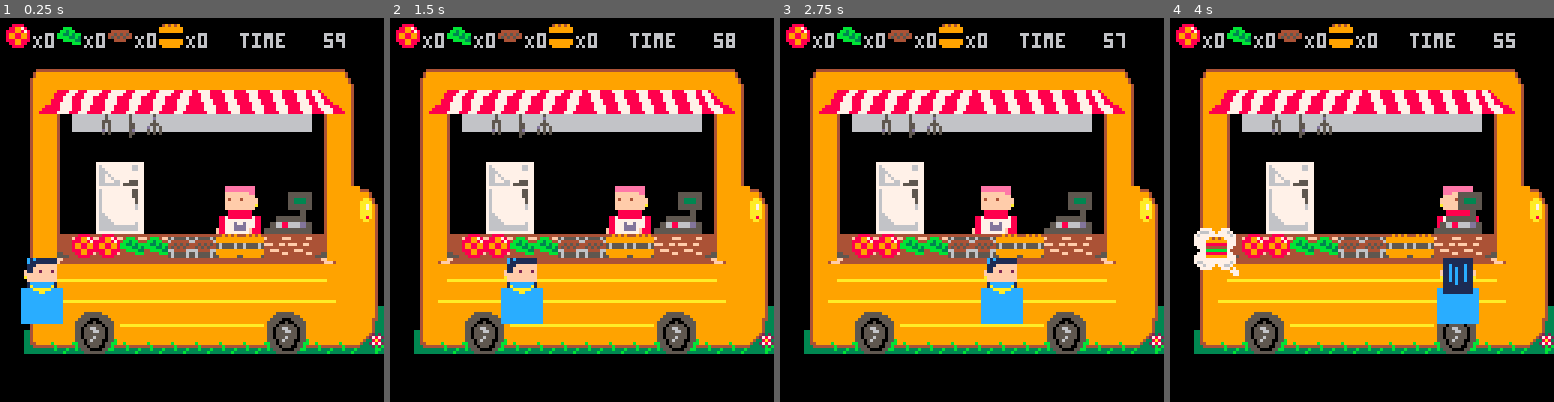
Above: before the commit, frames 1-4 (left to right).
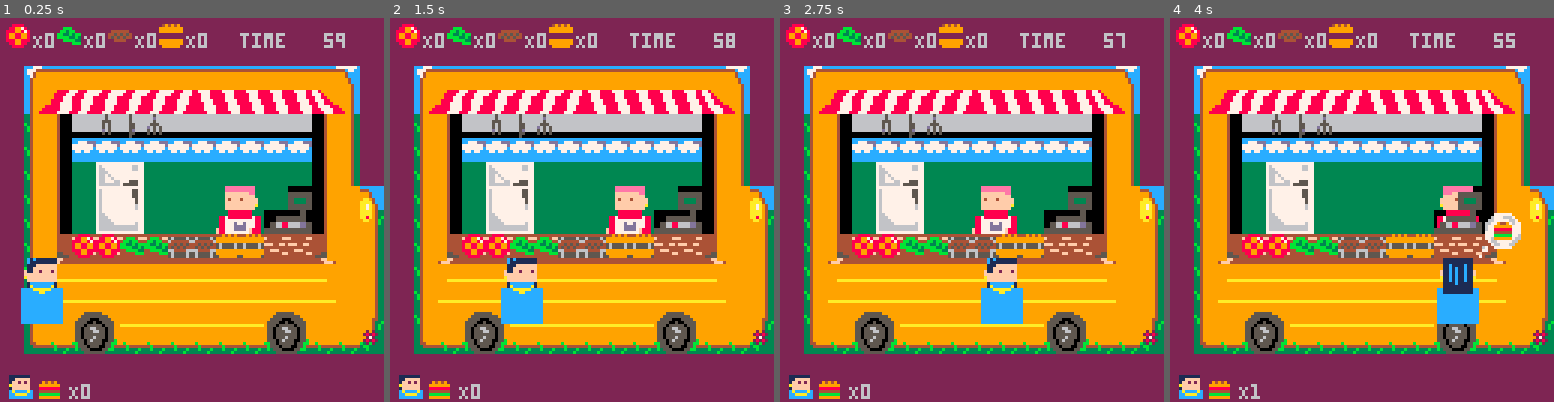
Above: after the commit, the same moments.

Repository: Agrumee/projet-collectif---pico-8-pico-resto
Game: PICO-8 cartridge PicoRestoV1.p8
The game is run twice, just before and just after one commit, with the same random seed, the same clock (stepped at 60 frames per second) and the same inputs.
Inputs:
- Up to frame 1 (0.25 s): no input
- Up to frame 2 (1.5 s): no input
- Up to frame 3 (2.75 s): hold Left 1.97-2.37 s; hold Down from 2.42 s (still down)
- Up to frame 4 (4 s): release Down at 2.82 s; hold Right 2.87-3.53 s; hold Up from 3.58 s (still down)

The runs differ from the first frame. In frame 1, 44% of the frame differs, in the area x 0-100%, y 0-100%; in frame 2, 44%; in frame 3, 44%; in frame 4, 46%.

Commit message:
fermeture du frigo quand le chef quitte la case, bulle de commande sur la droite, minisprite client + minisprite burger -> commande, ingrédients max

Diff:
--- a/PicoRestoV1.p8
+++ b/PicoRestoV1.p8
@@ -29,6 +29,7 @@
     draw_client()
     draw_burger()
    	draw_assemblage()
+   	draw_order()
 end
 -->8
 --gameplay chef
@@ -51,11 +52,13 @@
     if btnp(➡️) then
     newx+=1
     chef.sprite=130
+    frigo.sprite=16
 				end
 
 				if btnp(⬅️) then
     newx-=1
     chef.sprite=128
+    frigo.sprite=16
 				end
 
 --chef de dos / face au frigo
@@ -182,16 +185,16 @@
 
 function draw_ingredient()
  spr(226,2,2)
- print("X" .. chef.tomate,11,5)
+ print("X" .. min(chef.tomate,9),11,5)
 
  spr(227,19,2)
- print("X" .. chef.salade,28,5)
+ print("X" .. min(chef.salade,9),28,5)
 
  spr(228,36,2)
- print("X" .. chef.steak,45,5)
+ print("X" ..min(chef.steak,9),45,5)
 
  spr(229,53,2)
- print("X" .. chef.pain,62,5)
+ print("X" ..min(chef.pain,9),62,5)
 end
 -->8
 --timer et argent
@@ -217,7 +220,9 @@
 client = {
 x=0,
 y=10,
-sprite=204
+sprite=204,
+minisprite=240,
+order=0
 }
 
 end
@@ -234,7 +239,14 @@
 client.x=11
 client.sprite=206
 spr(4,8,70,2,2)
-end
+client.order=1
+end
+end
+
+function draw_order()
+spr(230,13,119)
+spr(240,3,119)
+print("X"..client.order,23,122)
 end
 
 
@@ -253,7 +265,7 @@
 end
 
 function draw_burger()
-spr(burger.sprite,8,70,2,2)
+spr(burger.sprite,103,64,2,2)
 end
 
 function update_burger()
Not shown, changed: 64 lines of the sprite sheet (__gfx__) section of PicoRestoV1.p8
